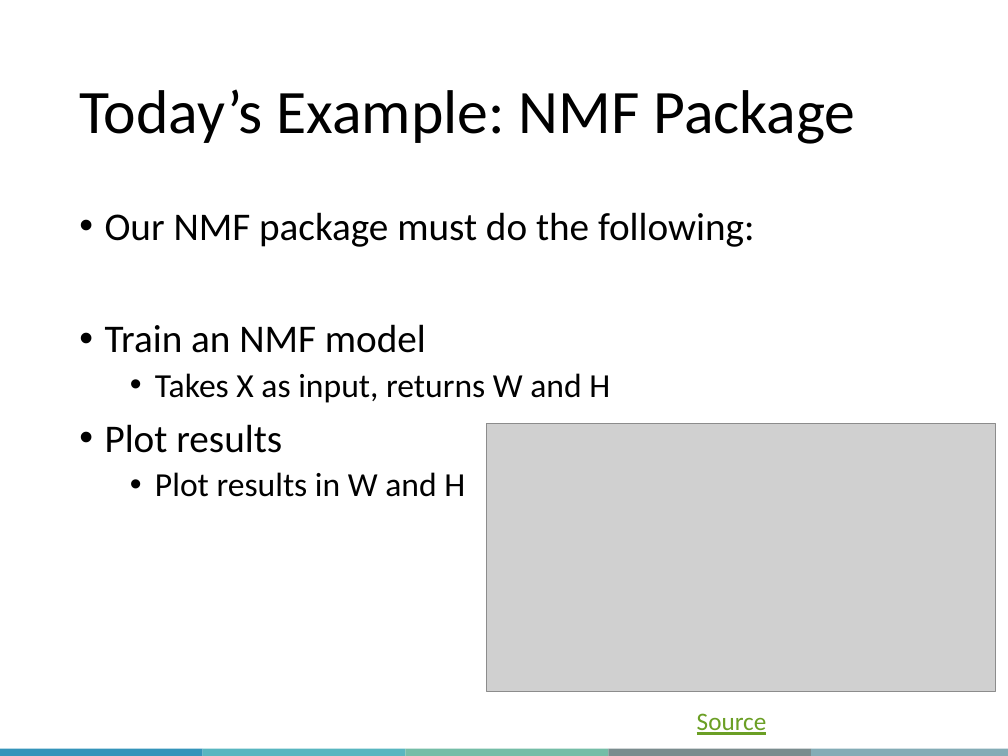
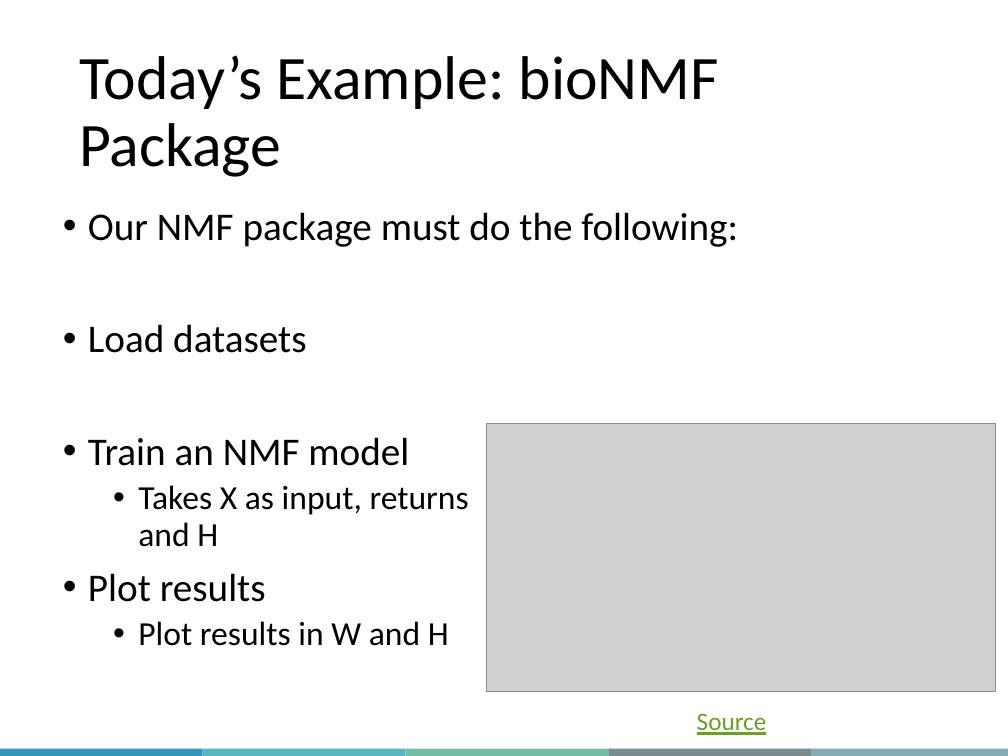
Before and after one commit to QLS-MiCM/RPackageDevelopment, a slide deck: slide 10 of Slides/RPackageDevelopment_Slides.pptx (slide 13 before the commit). Drawn at 1008x756 pixels with LibreOffice and Linux fonts; fonts in the diff are those of the drawing; grey boxes stand for pictures; background and template pictures are left out. Boxes give left, top, right and bottom in pixels: in the first picture for what was removed or moved away, otherwise in the second. Text is boxed around its words. In the diff, an @@ line names an element or a change of style, - is before the commit and + after.

```diff
--- a/Slides/RPackageDevelopment_Slides.pptx
+++ b/Slides/RPackageDevelopment_Slides.pptx
@@ title at [79, 55, 719, 177]: text changed @@
-Today’s Example: NMF Package
+Today’s Example: bioNMF Package
@@ text "Our NMF package must do ...": place and size @@
-text "Our NMF package must do ..." at [105, 212, 755, 497]
+text "Our NMF package must do ..." at [88, 212, 738, 646]
@@ text at [88, 324, 306, 353]: paragraph added @@
+• Load datasets
```
Also in this commit, not shown: 10 other slides changed.
